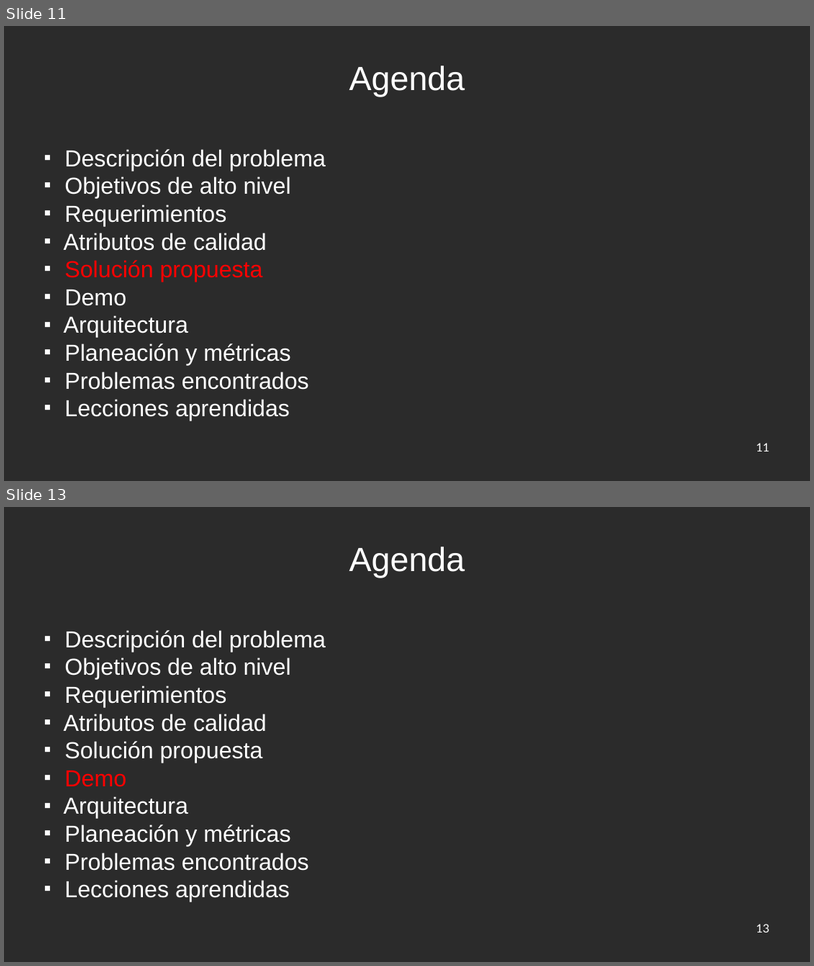
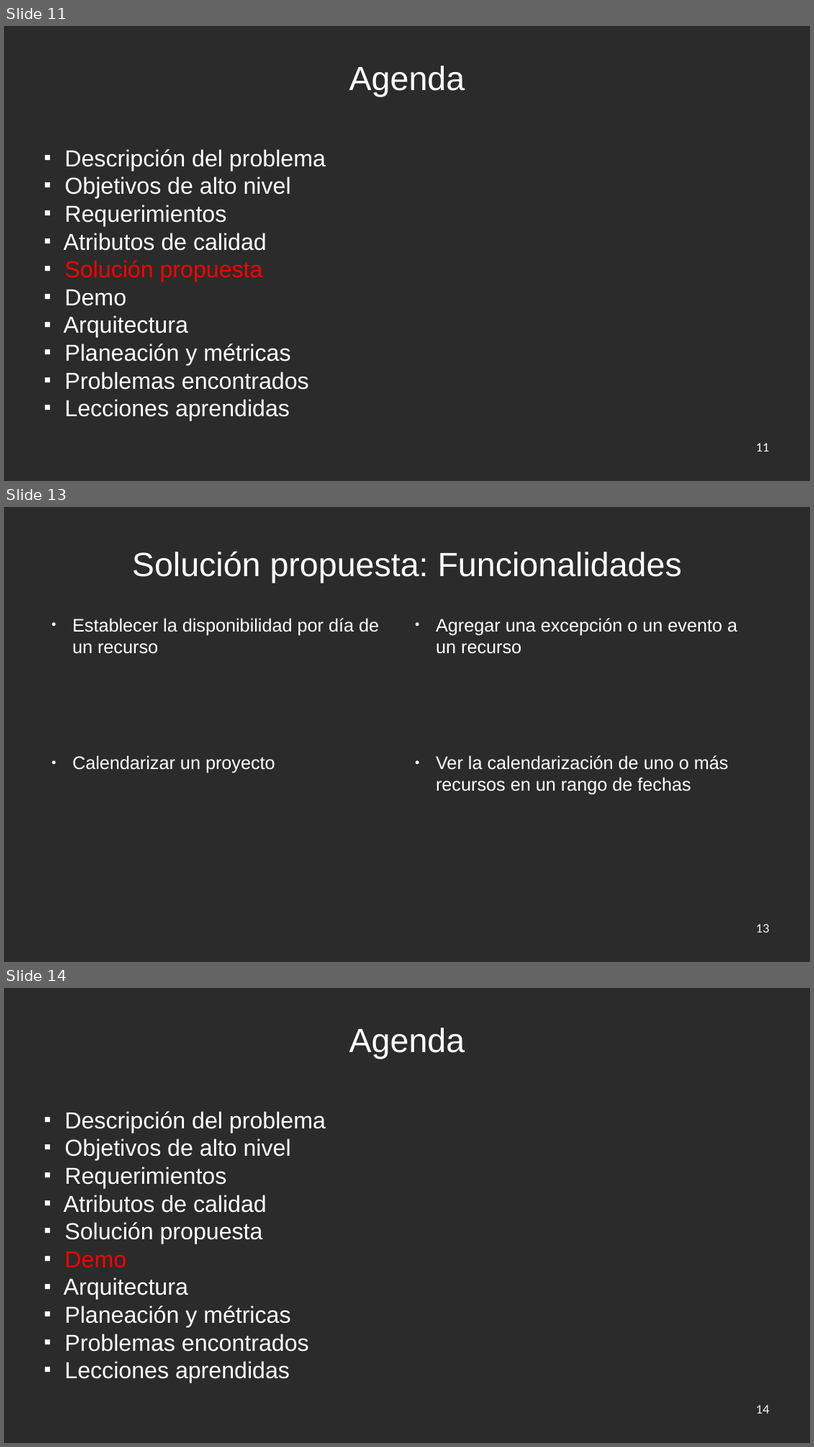
Before and after one commit to jw92/PPR, a slide deck: final.odp. Shown one above the other, each under a label of ours: slides 11 and 13 before the commit, slides 11, 13 and 14 after it; the slides between them are not shown. The pictures are 814x966 and 814x1447 pixels, drawn with LibreOffice and Linux fonts; fonts in the diff are those of the drawing; background and template pictures are left out; a plain dark background stands for a picture behind light text. Boxes give left, top, right and bottom in pixels: in the first picture for what was removed or moved away, otherwise in the second. Text is boxed around its words. In the diff, an @@ line names an element or a change of style, - is before the commit and + after.

```diff
--- a/final.odp
+++ b/final.odp
@@ slide 13 added at [4,507,810,962], background picture (left out) @@
@@ title added at [132,551,682,583], 40.6 pt, text #FFFFFF @@
+Solución propuesta: Funcionalidades
@@ text added at [72,618,379,654], 22 pt, text #FFFFFF @@
+● Establecer la disponibilidad por día de un recurso
@@ text added at [436,618,738,654], 22 pt, text #FFFFFF @@
+● Agregar una excepción o un evento a un recurso
@@ text added at [72,755,275,773], 22 pt, text #FFFFFF @@
+● Calendarizar un proyecto
@@ text added at [436,755,729,795], 22 pt, text #FFFFFF @@
+● Ver la calendarización de uno o más recursos en un rango de fechas
@@ page number added at [756,924,770,933], 14 pt, text #FFFFFF @@
+13
@@ what was slide 13 is now slide 14 @@
@@ page number at [756,1405,770,1414]: text changed @@
-13
+14
```
Also in this commit, not shown: 4 slides changed, 5 other slides added, 3 slides removed, 3 other files.
